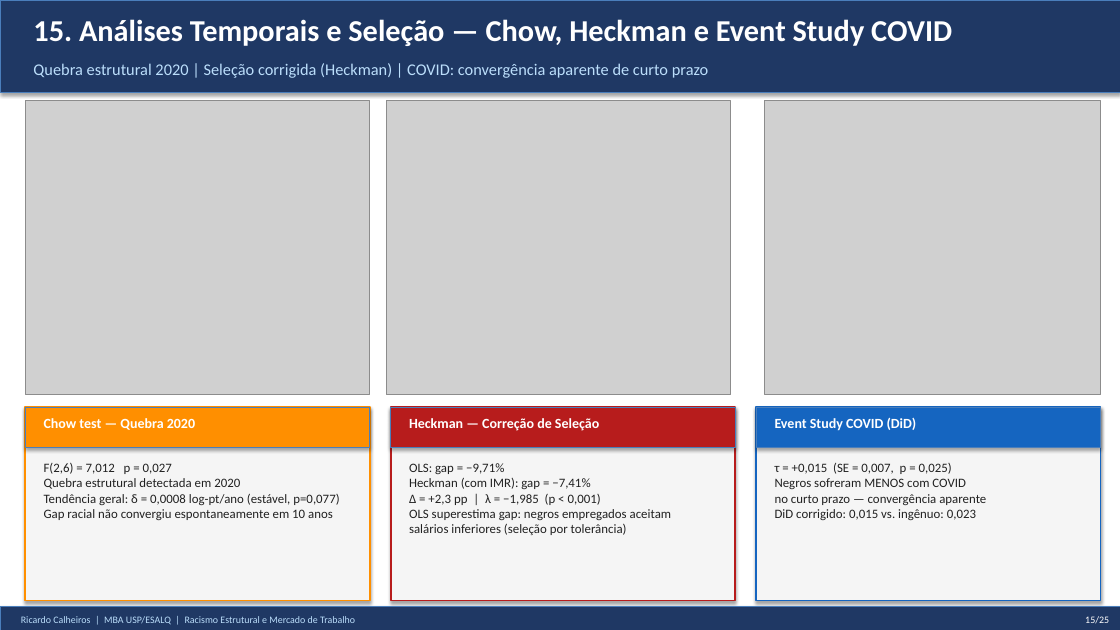
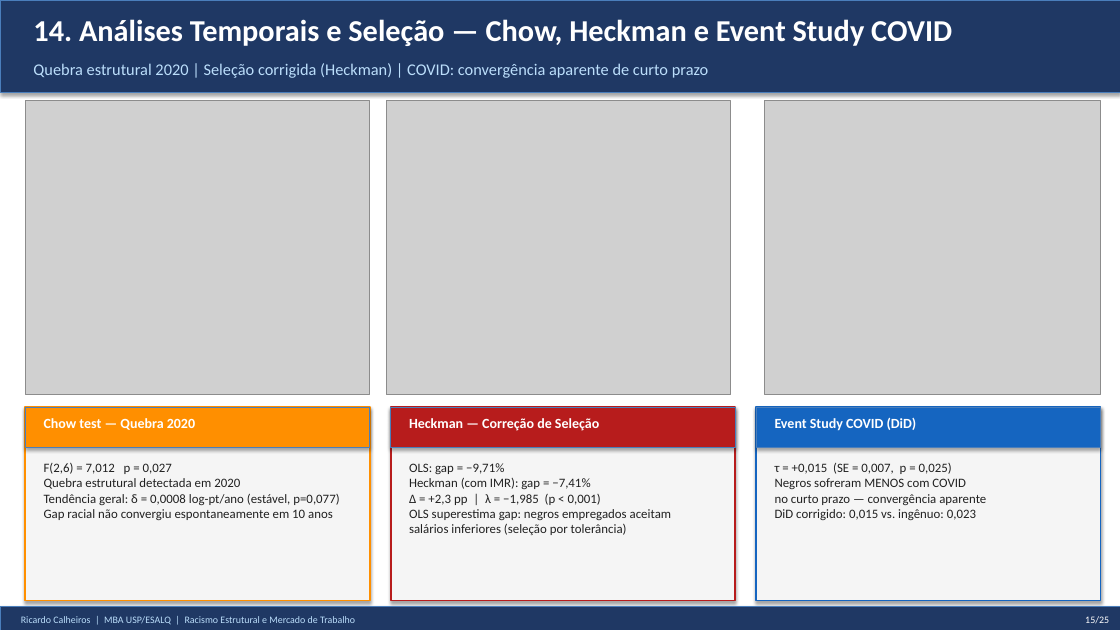
Before and after one commit to rickinrj-ux/ProjetoRacismoPNAD, a slide deck: slide 15 of apresentacao_tcc.pptx. Drawn at 1120x630 pixels with LibreOffice and Linux fonts; fonts in the diff are those of the drawing; grey boxes stand for pictures. Boxes give left, top, right and bottom in pixels: in the first picture for what was removed or moved away, otherwise in the second. Text is boxed around its words. In the diff, an @@ line names an element or a change of style, - is before the commit and + after.

```diff
--- a/apresentacao_tcc.pptx
+++ b/apresentacao_tcc.pptx
@@ text at <box>33,19,952,46</box>: text changed @@
-15. Análises Temporais e Seleção — Chow, Heckman e Event Study COVID
+14. Análises Temporais e Seleção — Chow, Heckman e Event Study COVID
```
Also in this commit, not shown: 20 other slides changed, 3 other files.
